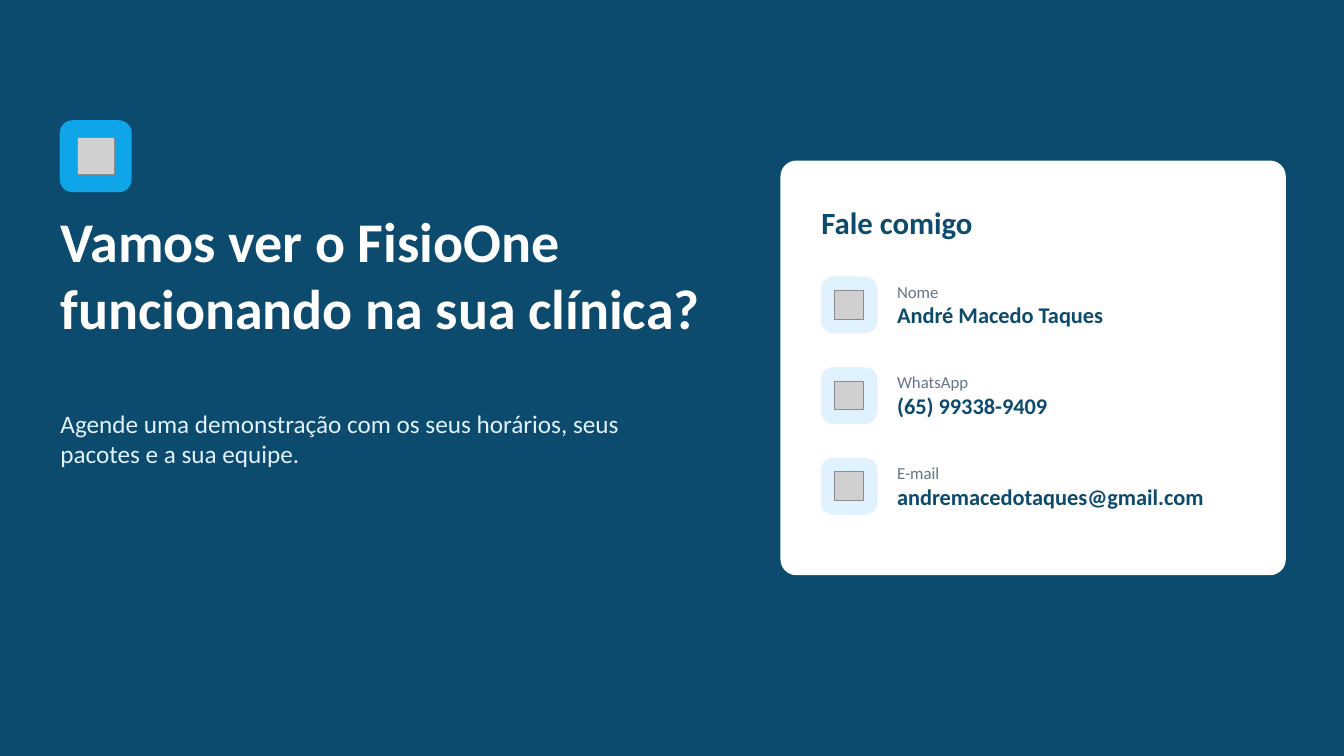
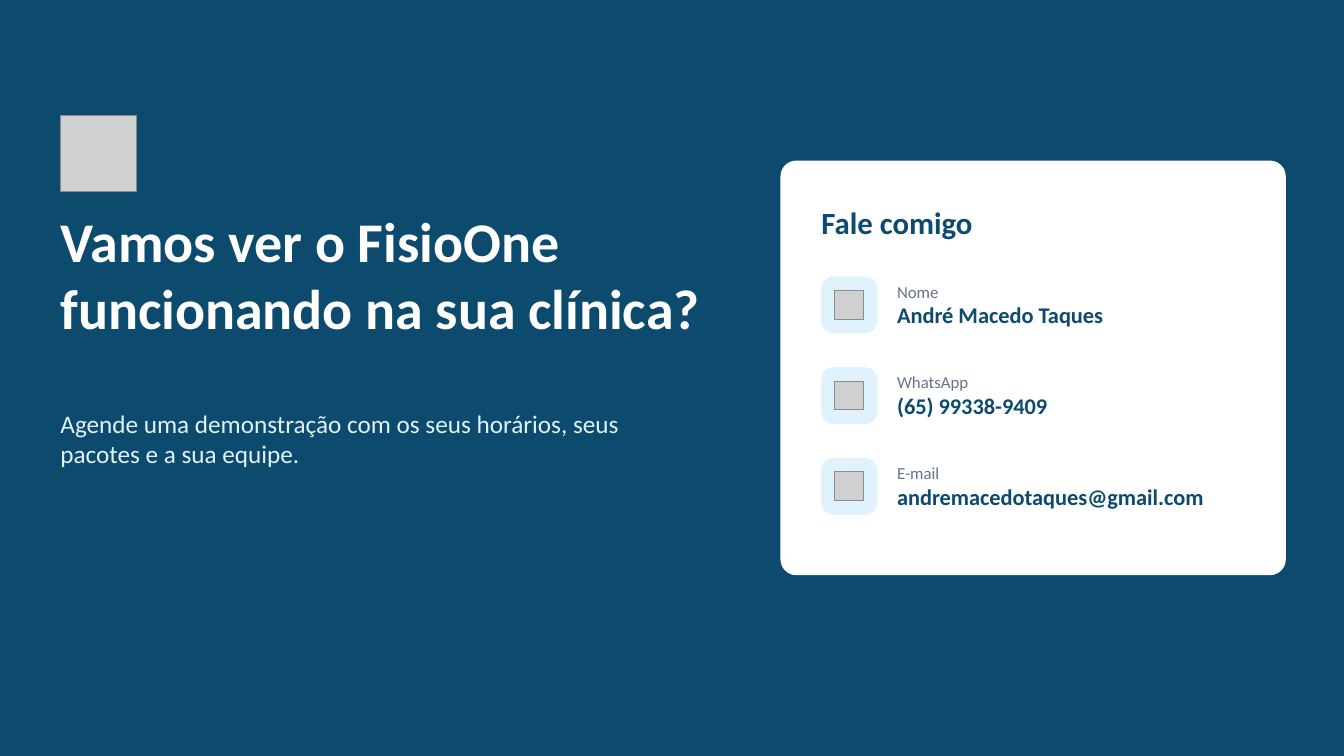
Before and after one commit to andremacedodev/ClinicaFisioterapia, a slide deck: slide 15 of docs/apresentacao/FisioOne_Apresentacao.pptx. Drawn at 1344x756 pixels with LibreOffice and Linux fonts; fonts in the diff are those of the drawing; grey boxes stand for pictures. Boxes give left, top, right and bottom in pixels: in the first picture for what was removed or moved away, otherwise in the second. Text is boxed around its words. In the diff, an @@ line names an element or a change of style, - is before the commit and + after.

```diff
--- a/docs/apresentacao/FisioOne_Apresentacao.pptx
+++ b/docs/apresentacao/FisioOne_Apresentacao.pptx
@@ picture added at (x1=60, y1=116, x2=136, y2=192) @@
@@ rounded rectangle removed at (x1=60, y1=121, x2=131, y2=192) @@
@@ picture removed at (x1=78, y1=138, x2=114, y2=174) @@
```
Also in this commit, not shown: 14 other slides changed, 5 other files.
